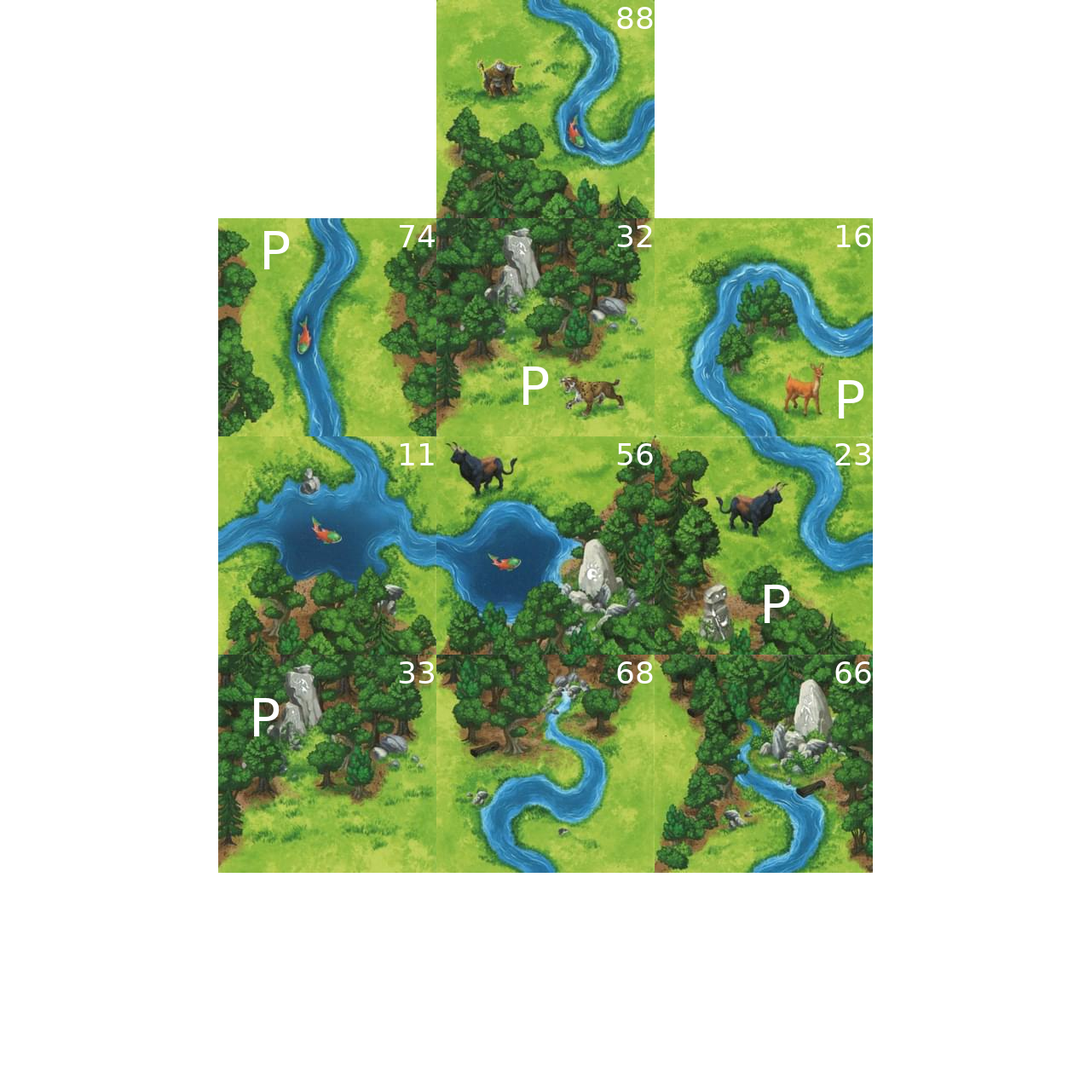
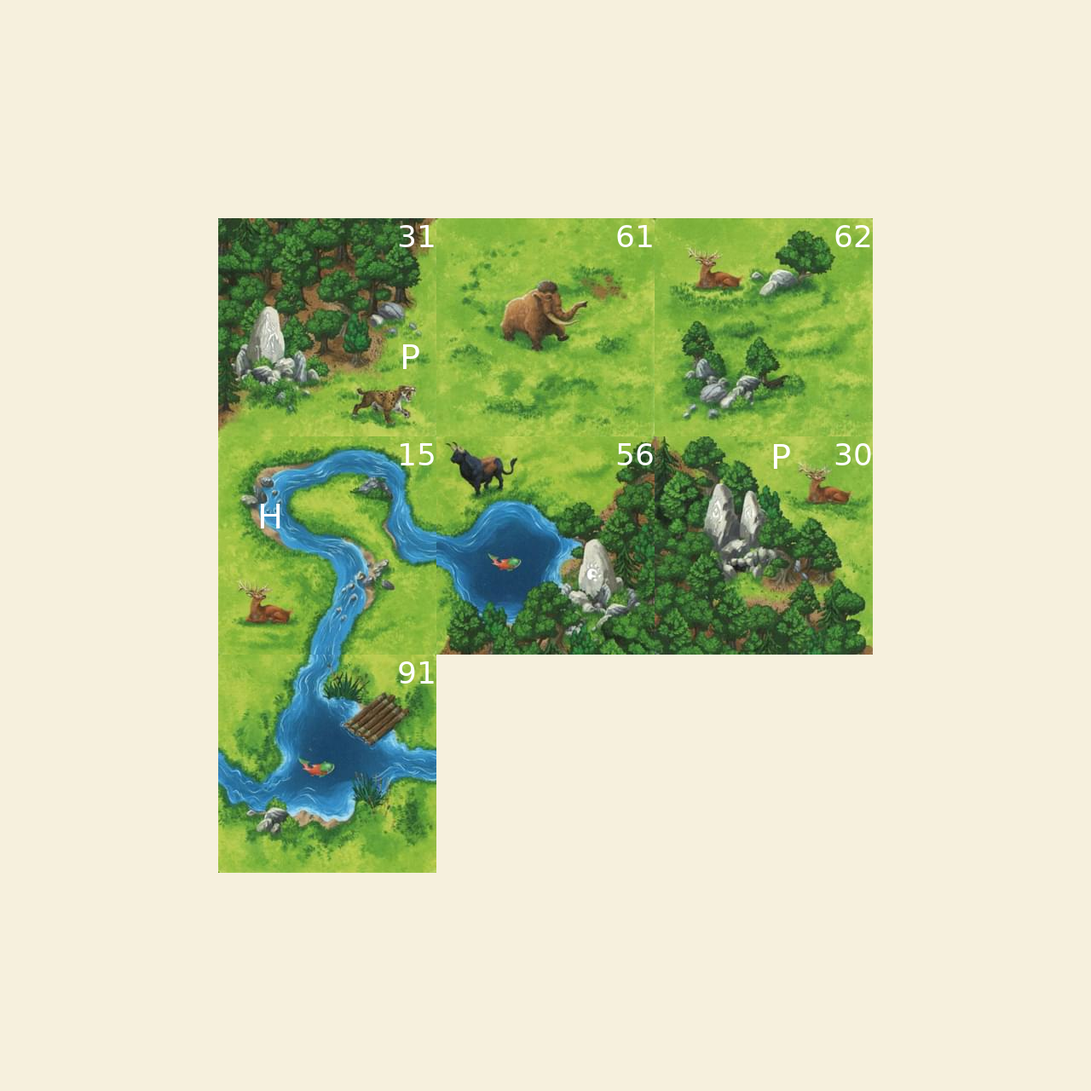
Layered file, before and after one edit (1091 x 1091). Changes by layer:
added layer "91.jpg" above "61" over (218, 654, 437, 874)
added layer "61.jpg" above "Pawn 311" over (436, 218, 655, 437)
added layer "31.jpg" above "62" over (218, 218, 437, 437)
added layer "62.jpg" above "Hut 151" over (654, 218, 874, 437)
added layer "15.jpg" above "Pawn 300" over (218, 436, 437, 655)
added layer "30" above "30.jpg" over (835, 443, 872, 466)
added layer "30.jpg" above "88" over (654, 436, 874, 655)
hid "88" over (617, 6, 654, 29)
hid "88.jpg" over (436, 0, 655, 219)
hid "66" over (835, 661, 872, 684)
hid "66.jpg" over (654, 654, 874, 874)
hid "Pawn 330" over (254, 698, 280, 737)
hid "33.jpg" over (218, 654, 437, 874)
hid "Pawn 740" over (264, 231, 290, 270)
hid "74.jpg" over (218, 218, 437, 437)
hid "Pawn 162" over (839, 380, 865, 419)
hid "16.jpg" over (654, 218, 874, 437)
hid "68.jpg" over (436, 654, 655, 874)
hid "Pawn 321" over (523, 366, 550, 406)
hid "32.jpg" over (436, 218, 655, 437)
hid "Pawn 233" over (764, 584, 791, 624)
hid "23.jpg" over (654, 436, 874, 655)
hid "11.jpg" over (218, 436, 437, 655)
painted on "Background" over (0, 0, 1091, 1091)
…and 15 more changes (8 added, 7 visibility)
